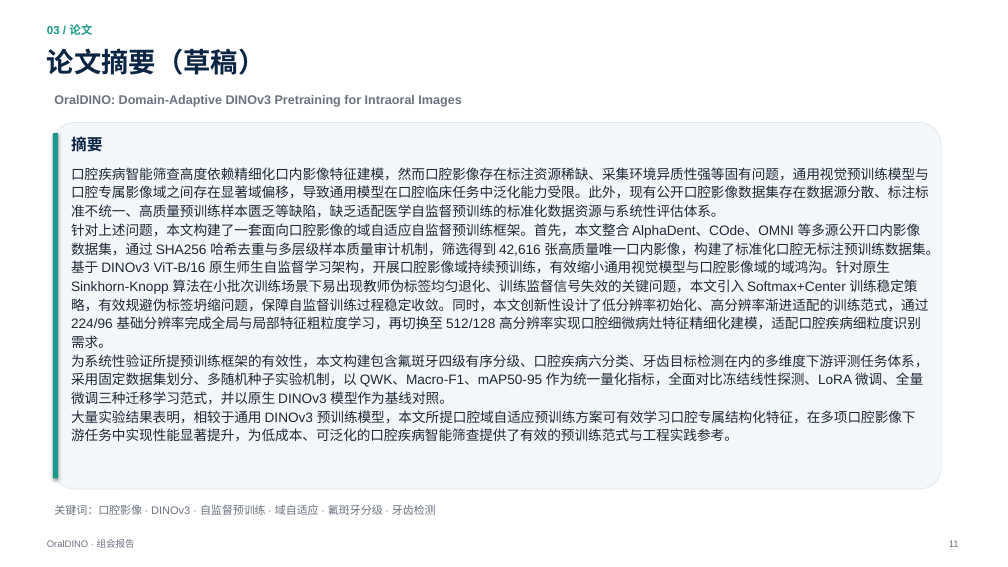
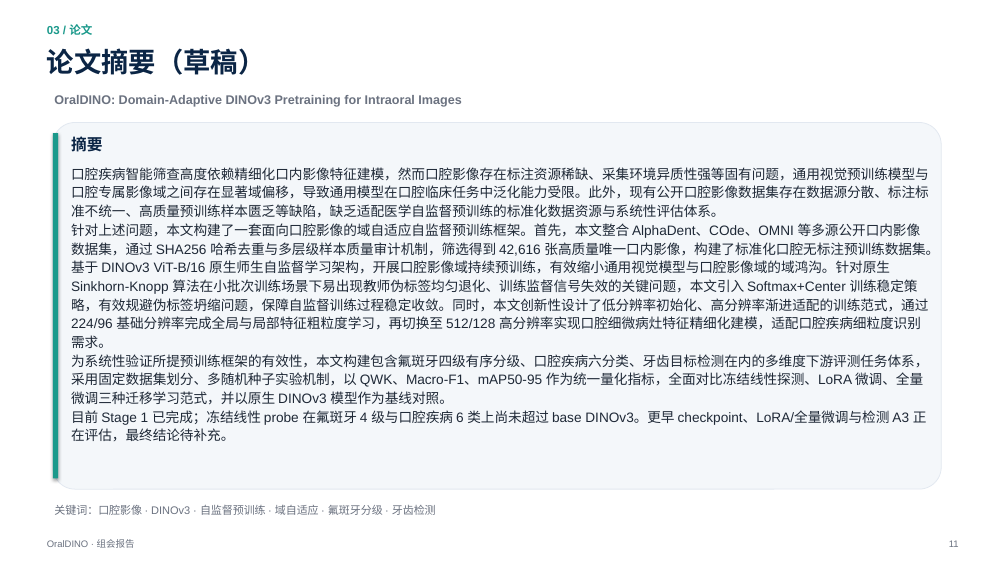
Before and after one commit to XiaoHG/MRG-05-Tooth-Seg, a slide deck: slide 11 of group-meeting/20261111/OralDINO_group_meeting_20261111_10min.pptx. Drawn at 1008x567 pixels with LibreOffice and Linux fonts; fonts in the diff are those of the drawing. Boxes give left, top, right and bottom in pixels: in the first picture for what was removed or moved away, otherwise in the second. Text is boxed around its words. In the diff, an @@ line names an element or a change of style, - is before the commit and + after.

```diff
--- a/group-meeting/20261111/OralDINO_group_meeting_20261111_10min.pptx
+++ b/group-meeting/20261111/OralDINO_group_meeting_20261111_10min.pptx
@@ text at [71,410,927,441]: text changed @@
-大量实验结果表明，相较于通用 DINOv3 预训练模型，本文所提口腔域自适应预训练方案可有效学习口腔专属结构化特征，在多项口腔影像下游任务中实现性能显著提升，为低成本、可泛化的口腔疾病智能筛查提供了有效的预训练范式与工程实践参考。
+目前 Stage 1 已完成；冻结线性 probe 在氟斑牙 4 级与口腔疾病 6 类上尚未超过 base DINOv3。更早 checkpoint、LoRA/全量微调与检测 A3 正在评估，最终结论待补充。
```
Also in this commit, not shown: 3 other slides changed, 4 other files.
